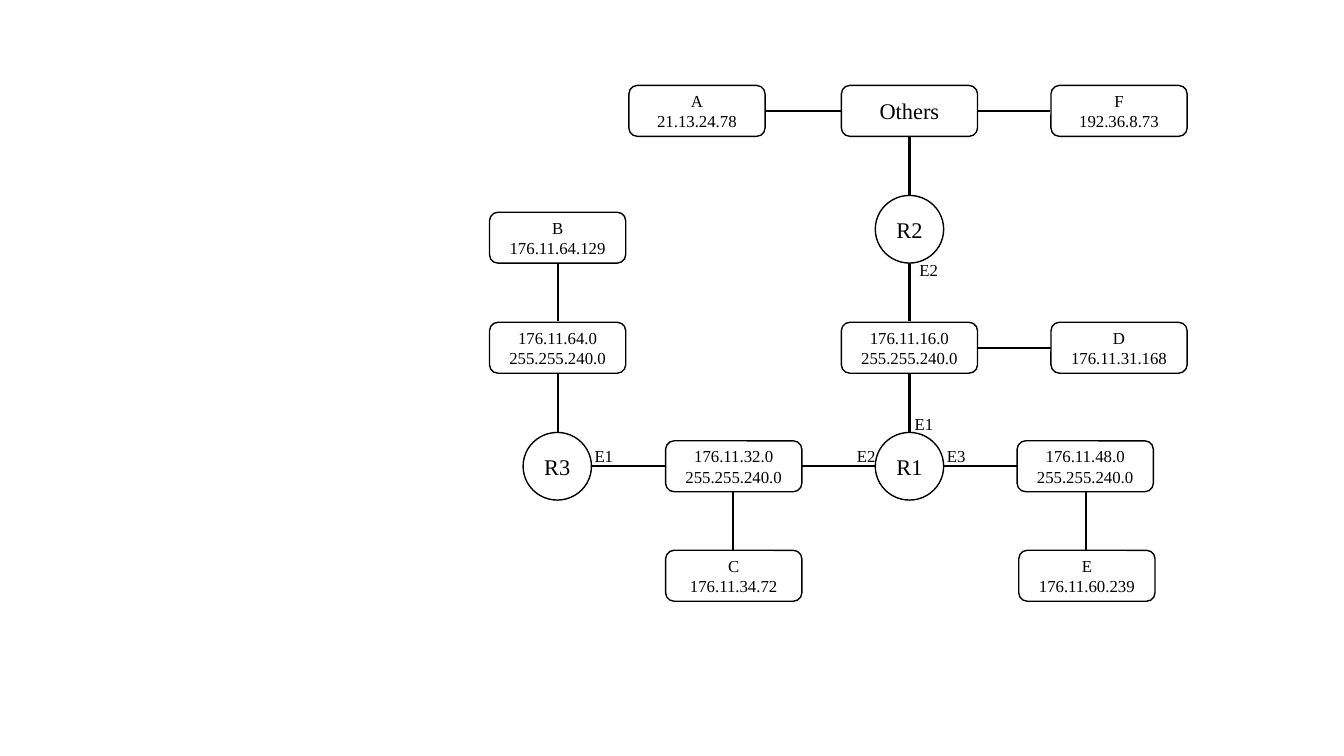
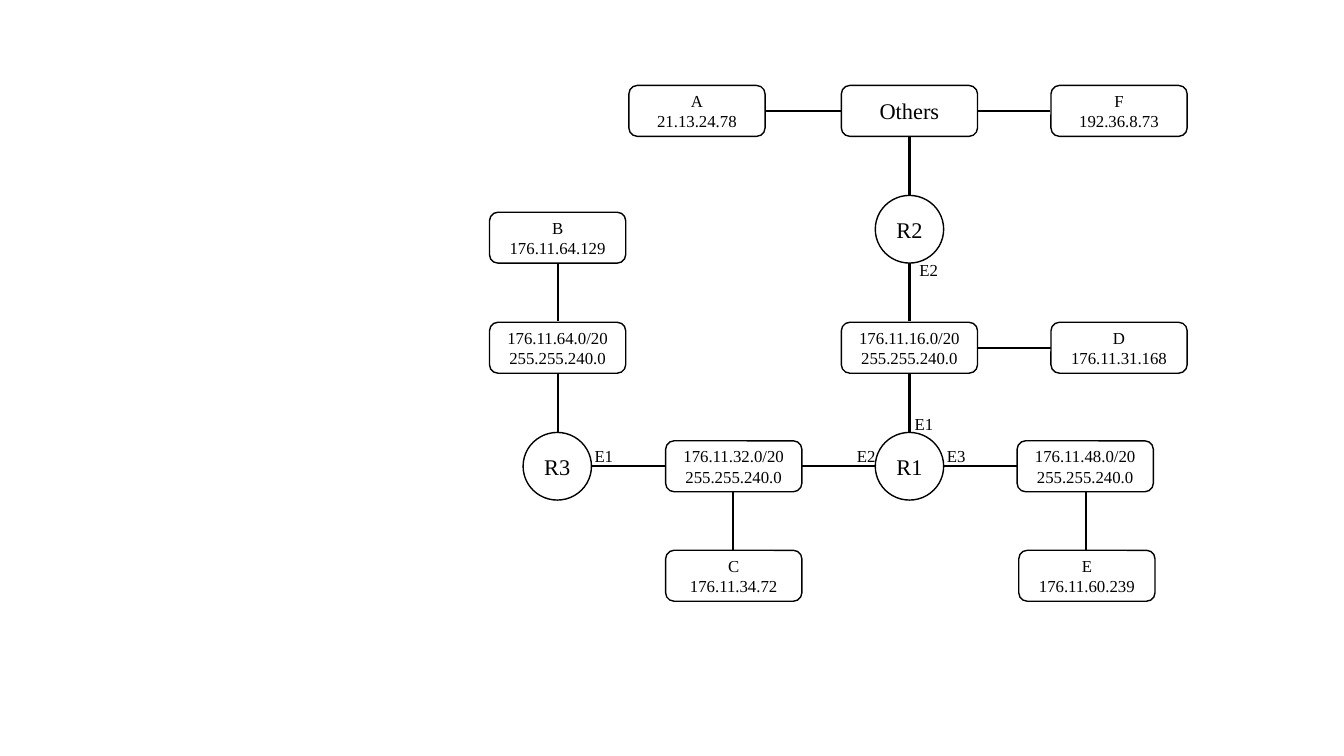
Before and after one commit to lxmliu2002/Computer_Network, a slide deck: slide 1 of H2/report/pic/1.pptx. Drawn at 1344x756 pixels with LibreOffice and Linux fonts; fonts in the diff are those of the drawing. Boxes give left, top, right and bottom in pixels: in the first picture for what was removed or moved away, otherwise in the second. Text is boxed around its words. In the diff, an @@ line names an element or a change of style, - is before the commit and + after.

```diff
--- a/H2/report/pic/1.pptx
+++ b/H2/report/pic/1.pptx
@@ text in rounded rectangle at bbox=[507, 333, 607, 345]: text changed @@
-176.11.64.0
+176.11.64.0/20
@@ text in rounded rectangle at bbox=[859, 333, 959, 345]: text changed @@
-176.11.16.0
+176.11.16.0/20
@@ text in rounded rectangle at bbox=[683, 451, 783, 463]: text changed @@
-176.11.32.0
+176.11.32.0/20
@@ text in rounded rectangle at bbox=[1035, 451, 1135, 463]: text changed @@
-176.11.48.0
+176.11.48.0/20
```
Also in this commit, not shown: 4 other files.
